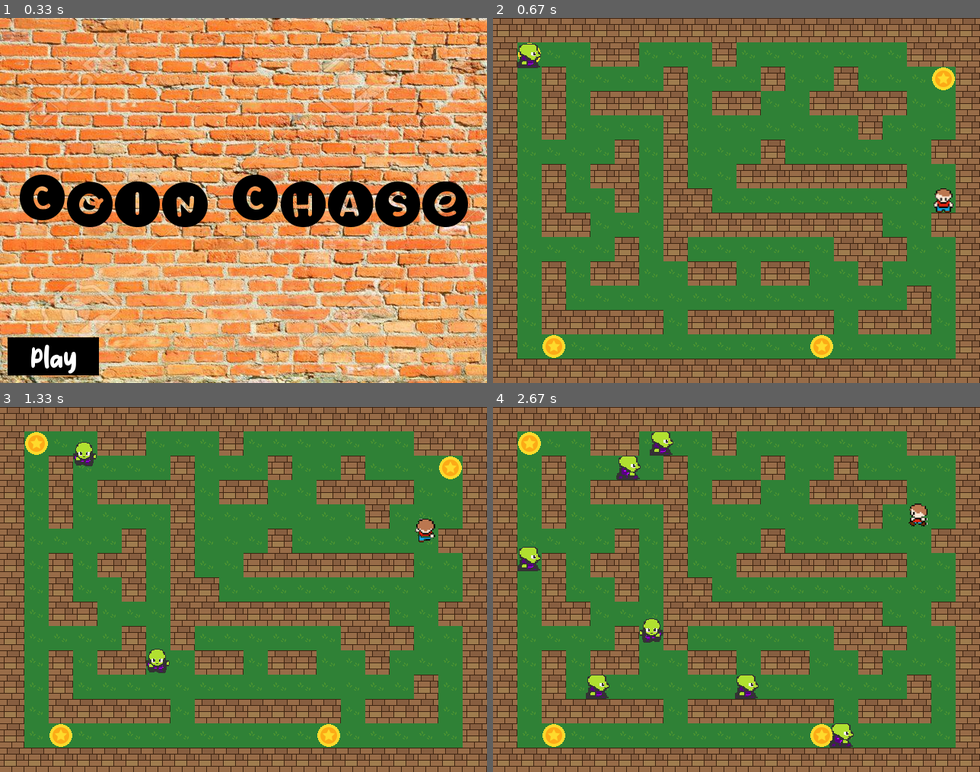
Above: before the commit, frames 1-4 (two rows, left to right).
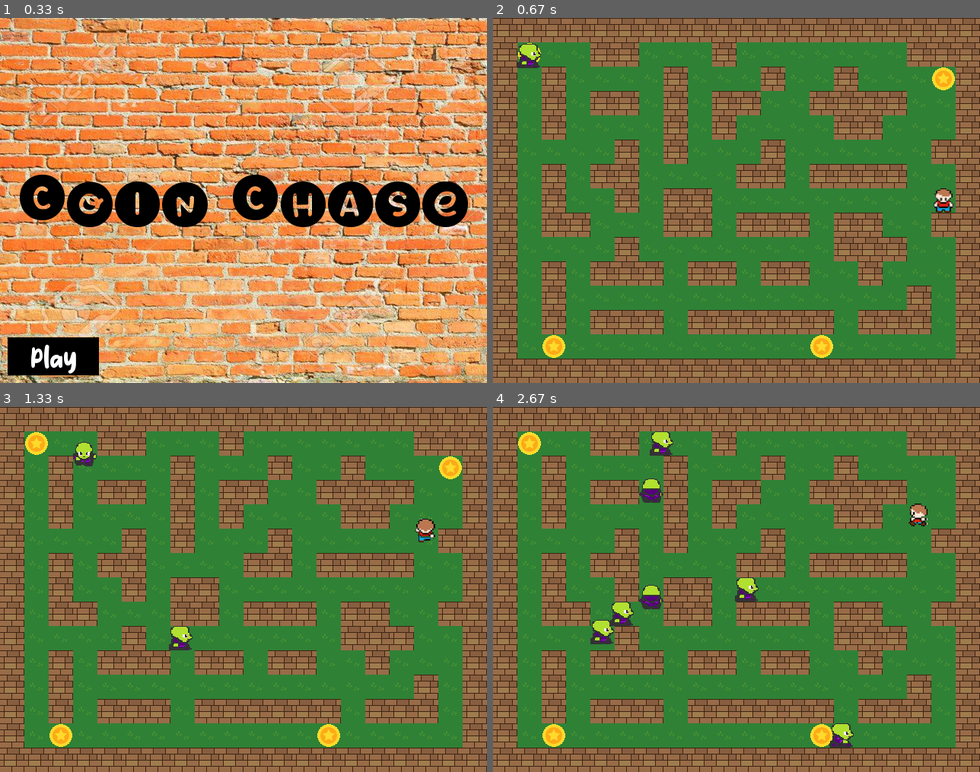
Above: after the commit, the same moments.

Repository: DannyCamacho/coin-chase-pygame
Game: pygame game, started from main.py
Two runs of this game, one before a commit and one after it. Both use one fixed random seed, a clock stepped at 60 frames per second and the inputs below.
Inputs (mouse positions are in pixels of both pictures, inside the frame that each line leads up to):
- Up to frame 1 (0.33 s): no input
- Up to frame 2 (0.67 s): click (546, 357) at 0.38 s
- Up to frame 3 (1.33 s): tap A at 0.67 s; tap E at 1.07 s
- Up to frame 4 (2.67 s): tap E at 1.37, 1.57, 1.9, 2.2 s; tap A at 1.98 s; hold Left from 2.33 s (still down)

Frame 1 is identical in both runs. In frame 2, 3.3% of the frame differs, in the area x 15-75%, y 20-87%; in frame 3, 3.3%; in frame 4, 5.7%, in the area x 5-75%, y 13-87%.

Commit message:
adjustments to tilemap

Diff:
--- a/config.py
+++ b/config.py
@@ -26,16 +26,16 @@
     'BBBBBBBBBBBBBBBBBBBB',
     'BT..BB...B.......BBB',
     'BEB....B...B..B...TB',
-    'B.B.BBBB.BB..BBBB..B',
-    'B.B....B.......B...B',
+    'B.B.BB.B.BB..BBBB..B',
+    'B.B....B.B....BB...B',
     'B....B.B...B......BB',
-    'B.B.BB.B..BBBBBBB..B',
+    'B.B.BB....BB.BBBB..B',
     'B.B..B.BB.........PB',
-    'B.BB...BBBBBBBBB..BB',
-    'B....B.B......BBB..B',
-    'B.B.BB..BB.BB..B...B',
+    'B.BB...BB.BBB.BB..BB',
+    'B....B........BBB..B',
+    'B.B.BBB.BB.BB..B...B',
     'B.B..............B.B',
-    'B.BBBBB.BBBBBB.BBB.B',
+    'B.B.BBB.BBBBBB.BBB.B',
     'B.T..........T.....B',
     'BBBBBBBBBBBBBBBBBBBB',
 ]
